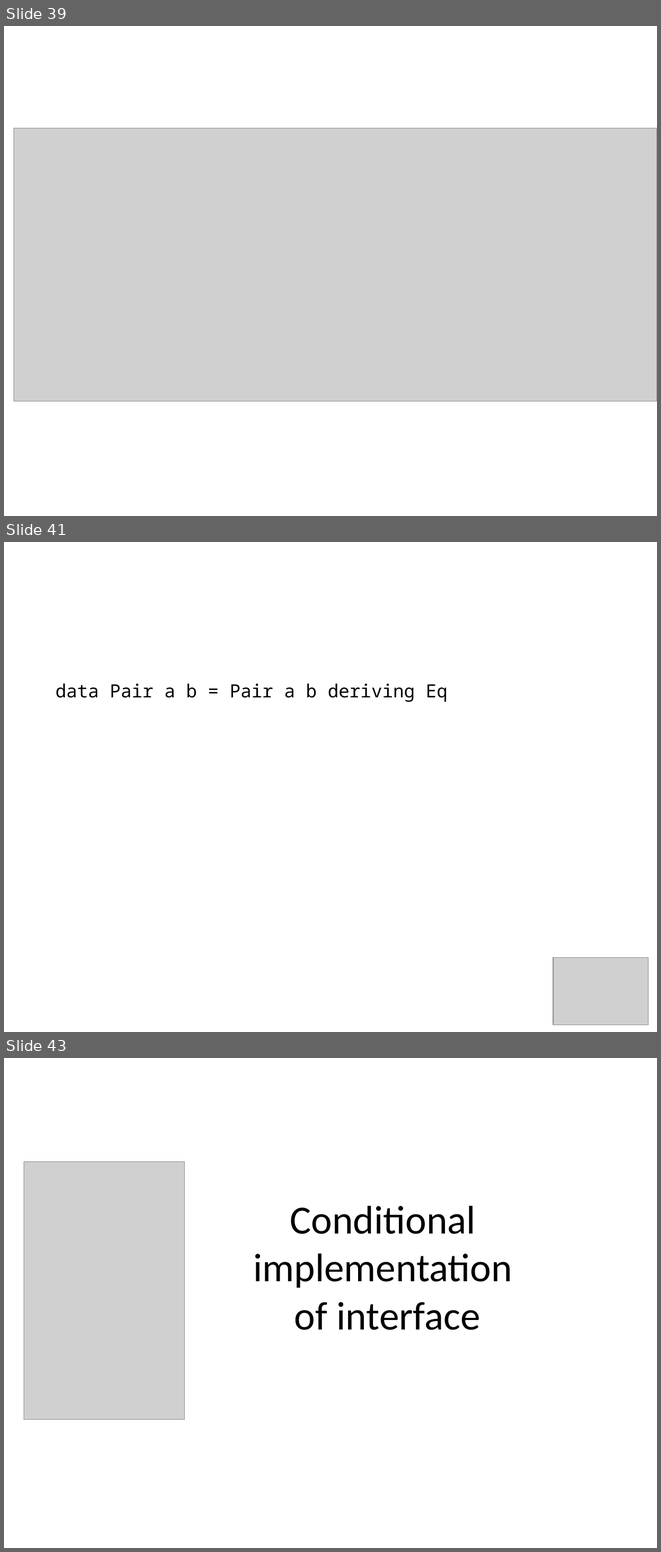
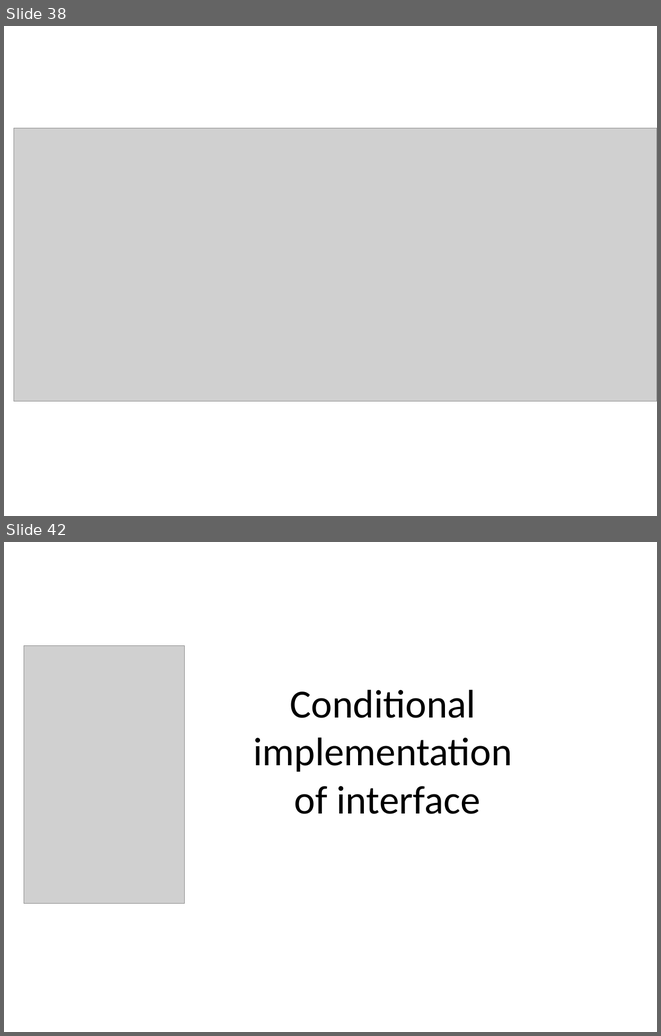
Before and after one commit to techtangents/javaeq, a slide deck: eq.pptx. Shown one above the other, each under a label of ours: slides 39, 41 and 43 before the commit, slides 38 and 42 after it; the slides between them are not shown. The pictures are 661x1552 and 661x1036 pixels, drawn with LibreOffice and Linux fonts; fonts in the diff are those of the drawing; grey boxes stand for pictures. Boxes give left, top, right and bottom in pixels: in the first picture for what was removed or moved away, otherwise in the second. Text is boxed around its words. In the diff, an @@ line names an element or a change of style, - is before the commit and + after.

```diff
--- a/eq.pptx
+++ b/eq.pptx
@@ slide 41 removed at (x1=4, y1=542, x2=657, y2=1032), background #FFFFFF @@
@@ text removed at (x1=55, y1=684, x2=448, y2=702) @@
-data Pair a b = Pair a b deriving Eq
@@ picture removed at (x1=553, y1=958, x2=648, y2=1024) @@
@@ what was slide 39 is now slide 38 @@
@@ what was slide 43 is now slide 42 @@
```
Also in this commit, not shown: 2 slides changed, 2 slides added, 5 other slides removed.
